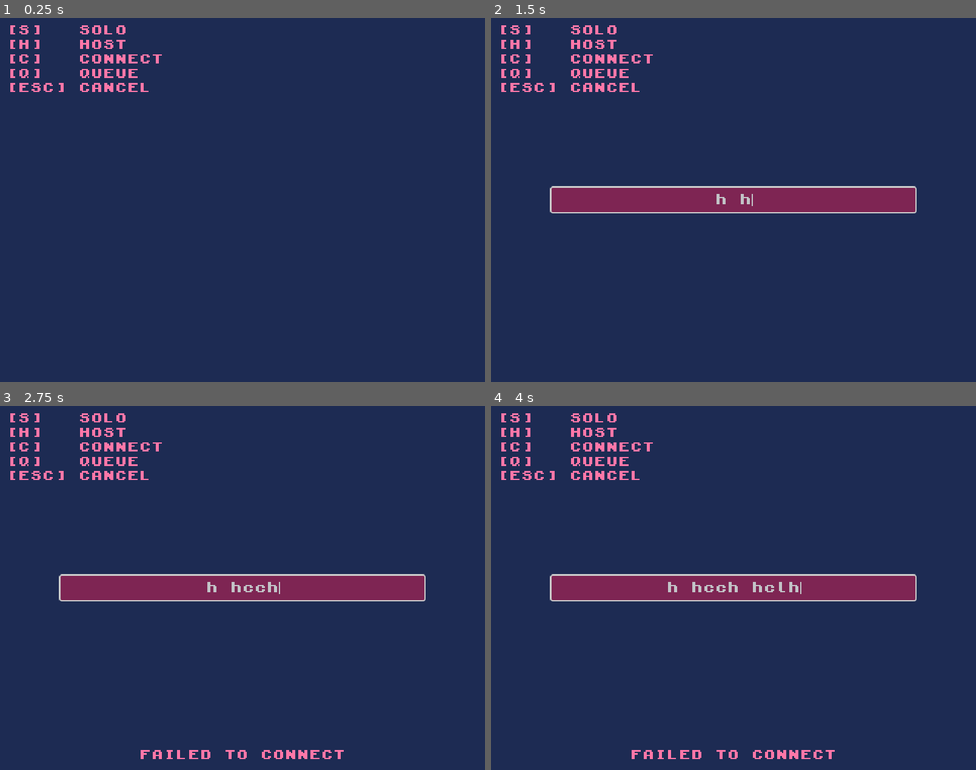
Above: before the commit, frames 1-4 (two rows, left to right).
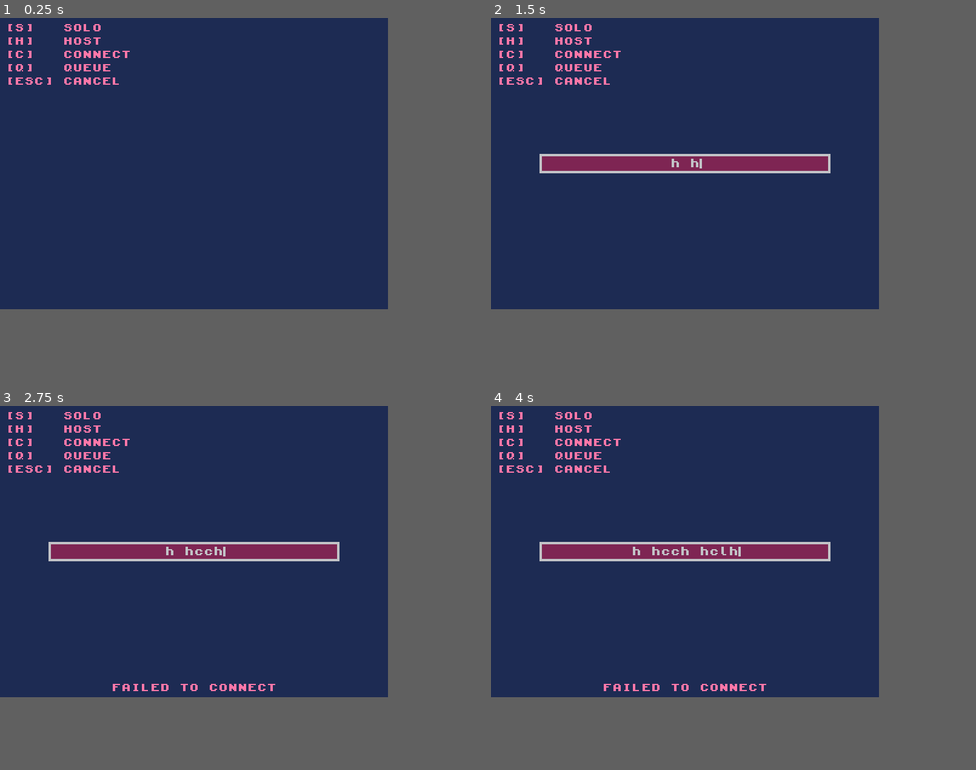
Above: after the commit, the same moments.

Repository: nikolawhallon/swords-with-friends
Game: Godot game, scene res://scenes/app.tscn
Two runs of this game, one before a commit and one after it. Both use one fixed random seed, a clock stepped at 60 frames per second and the inputs below.
Inputs:
- Up to frame 1 (0.25 s): no input
- Up to frame 2 (1.5 s): tap Enter at 0.5 s; tap C (connect) at 0.6 s; tap H (host) at 0.8, 1.35 s; tap Space at 1.25 s
- Up to frame 3 (2.75 s): tap C (connect) at 1.55, 2.1 s; tap Enter at 2 s; tap H (host) at 2.3 s
- Up to frame 4 (4 s): tap Space at 2.75 s; tap H (host) at 2.85, 3.8 s; tap C (connect) at 3.05 s; tap Enter at 3.5 s; tap L (leave) at 3.6 s
In our replay, the window is 800x600 before the commit and 640x480 after it. These sizes can differ from the game's own. Grey fills any space a smaller window leaves; there, only what the larger window draws over its background counts as a difference.

The runs differ from the first frame. In frame 1, 1.6% of the frame differs, in the area x 1-34%, y 1-21%; in frame 2, 10%; in frame 3, 11%, in the area x 1-88%, y 1-97%; in frame 4, 11%.

Commit message:
minor updates to lineedit, and smaller screen size

Diff:
--- a/project.godot
+++ b/project.godot
@@ -21,8 +21,8 @@
 
 [display]
 
-window/size/viewport_width=640
-window/size/viewport_height=480
+window/size/viewport_width=320
+window/size/viewport_height=240
 window/size/window_width_override=1280
 window/size/window_height_override=960
 window/stretch/mode="viewport"
--- /dev/null
+++ b/resources/label_8.tres
@@ -0,0 +1,9 @@
+[gd_resource type="LabelSettings" format=3 uid="uid://bw7f23l3xceoc"]
+
+[ext_resource type="FontFile" uid="uid://c0t3svin2bvld" path="res://assets/kongtext.ttf" id="1_47bnd"]
+
+[resource]
+font = ExtResource("1_47bnd")
+font_size = 8
+font_color = Color(1, 0.46666667, 0.65882355, 1)
+outline_color = Color(1, 0.94509804, 0.9098039, 1)
--- a/scenes/app.tscn
+++ b/scenes/app.tscn
@@ -1,7 +1,7 @@
 [gd_scene format=3 uid="uid://bfl0021njiyeq"]
 
 [ext_resource type="Script" uid="uid://2yo4v02crej1" path="res://scenes/app.gd" id="1_0wu41"]
-[ext_resource type="LabelSettings" uid="uid://5xue8622r43c" path="res://resources/label_16.tres" id="2_1670a"]
+[ext_resource type="LabelSettings" uid="uid://bw7f23l3xceoc" path="res://resources/label_8.tres" id="2_1670a"]
 
 [node name="App" type="Node" unique_id=581750593]
 script = ExtResource("1_0wu41")
@@ -13,12 +13,12 @@
 [node name="HotKeyMarginContainer" type="MarginContainer" parent="LobbyUI" unique_id=575971782]
 anchors_preset = 10
 anchor_right = 1.0
-offset_bottom = 39.0
+offset_bottom = 16.0
 grow_horizontal = 2
-theme_override_constants/margin_left = 8
-theme_override_constants/margin_top = 8
-theme_override_constants/margin_right = 8
-theme_override_constants/margin_bottom = 8
+theme_override_constants/margin_left = 4
+theme_override_constants/margin_top = 4
+theme_override_constants/margin_right = 4
+theme_override_constants/margin_bottom = 4
 
 [node name="Label" type="Label" parent="LobbyUI/HotKeyMarginContainer" unique_id=1715719762]
 layout_mode = 2
@@ -29,13 +29,13 @@
 anchor_top = 1.0
 anchor_right = 1.0
 anchor_bottom = 1.0
-offset_top = -39.0
+offset_top = -16.0
 grow_horizontal = 2
 grow_vertical = 0
-theme_override_constants/margin_left = 8
-theme_override_constants/margin_top = 8
-theme_override_constants/margin_right = 8
-theme_override_constants/margin_bottom = 8
+theme_override_constants/margin_left = 4
+theme_override_constants/margin_top = 4
+theme_override_constants/margin_right = 4
+theme_override_constants/margin_bottom = 4
 
 [node name="Label" type="Label" parent="LobbyUI/InfoMarginContainer" unique_id=1820669924]
 layout_mode = 2
--- a/scenes/quick_text_input.tscn
+++ b/scenes/quick_text_input.tscn
@@ -4,7 +4,21 @@
 
 [sub_resource type="StyleBoxFlat" id="StyleBoxFlat_hj2bp"]
 bg_color = Color(0.49411765, 0.14509805, 0.3254902, 1)
+border_width_left = 2
+border_width_top = 2
+border_width_right = 2
+border_width_bottom = 2
 border_color = Color(0.7607843, 0.7647059, 0.78039217, 1)
+anti_aliasing = false
+
+[sub_resource type="StyleBoxFlat" id="StyleBoxFlat_7d7hy"]
+bg_color = Color(0.49411765, 0.14509805, 0.3254902, 1)
+border_width_left = 2
+border_width_top = 2
+border_width_right = 2
+border_width_bottom = 2
+border_color = Color(0.7607843, 0.7647059, 0.78039217, 1)
+anti_aliasing = false
 
 [node name="QuickTextInput" type="LineEdit" unique_id=909781367]
 anchors_preset = 8
@@ -12,10 +26,10 @@
 anchor_top = 0.5
 anchor_right = 0.5
 anchor_bottom = 0.5
-offset_left = -240.0
-offset_top = -16.0
-offset_right = 240.0
-offset_bottom = 16.0
+offset_left = -120.0
+offset_top = -8.0
+offset_right = 120.0
+offset_bottom = 8.0
 grow_horizontal = 2
 grow_vertical = 2
 theme_override_colors/font_color = Color(0.7607843, 0.7647059, 0.78039217, 1)
@@ -23,7 +37,9 @@
 theme_override_colors/caret_color = Color(0.7607843, 0.7647059, 0.78039217, 1)
 theme_override_constants/caret_width = 2
 theme_override_fonts/font = ExtResource("1_hj2bp")
+theme_override_font_sizes/font_size = 8
 theme_override_styles/normal = SubResource("StyleBoxFlat_hj2bp")
+theme_override_styles/focus = SubResource("StyleBoxFlat_7d7hy")
 alignment = 1
 keep_editing_on_text_submit = true
 caret_blink = true
